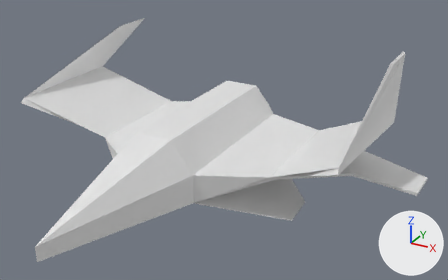
What one commit did to the Blender file Assets/Blender/Ship.blend.
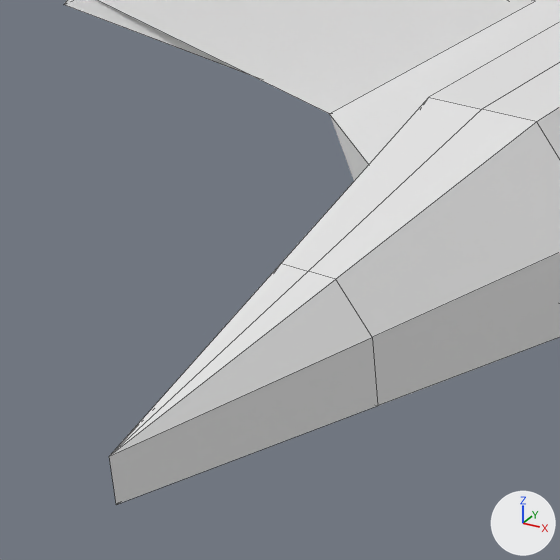
Each version appears first whole from a 50 mm camera at (9.28, -11.86, 8.69) aimed at (1.23, 2.79, 1.36), and next in a close-up on the part from 0% to 40% of the width and 36% to 100% of the height. Every picture has the same lights, and +X, +Y and +Z are marked at lower right. The close-ups show mesh edges as thin lines.
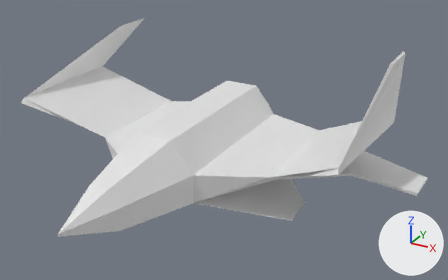
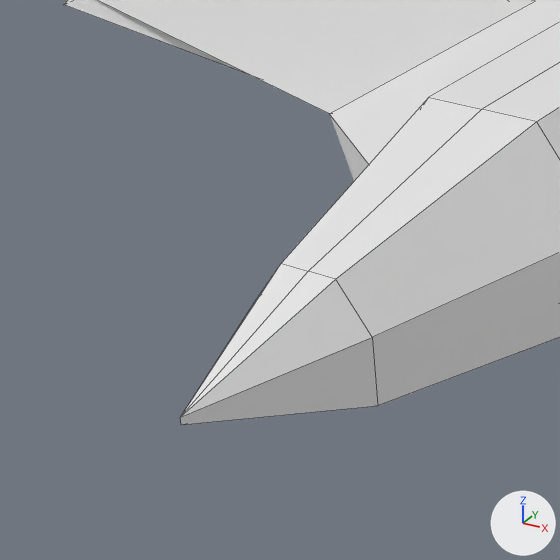
Commit message: Added some more detail to the ship

Patch to the scene script:
```diff
--- a/Assets/Blender/Ship.blend.py
+++ b/Assets/Blender/Ship.blend.py
@@ me_cube_001 @@
 me_cube_001.from_pydata(...)  # 49 vertices, 45 faces; spans x 0.0..6.52, y -3.66..7.76, z -0.87..3.34
 # used by ob_cube; location = (0.0, 0.0, 0.0)
-me_cube_001.vertices[0].co = (0.0, -3.66, 0.59)  # pixel (116, 504)
-me_cube_001.vertices[1].co = (0.0, -3.66, 1.0)  # pixel (109, 456)
+# me_cube_001 part 1
+me_cube_001.vertices[0].co = (0.0, -2.96, 0.86)  # pixel (181, 424)
+me_cube_001.vertices[1].co = (0.0, -2.96, 0.93)  # pixel (180, 417)
```

Pixel boxes [x1, y1, x2, y2] of what changed, in the close-ups (560 x 560 px; the box of a moved part takes in the faces that stretch with it):
'Cube', reshaped: before [64, 0, 560, 505]; after [64, 0, 560, 425]
part 1 of me_cube_001, moved or reshaped: before [109, 263, 378, 505]; after [180, 263, 378, 425]
